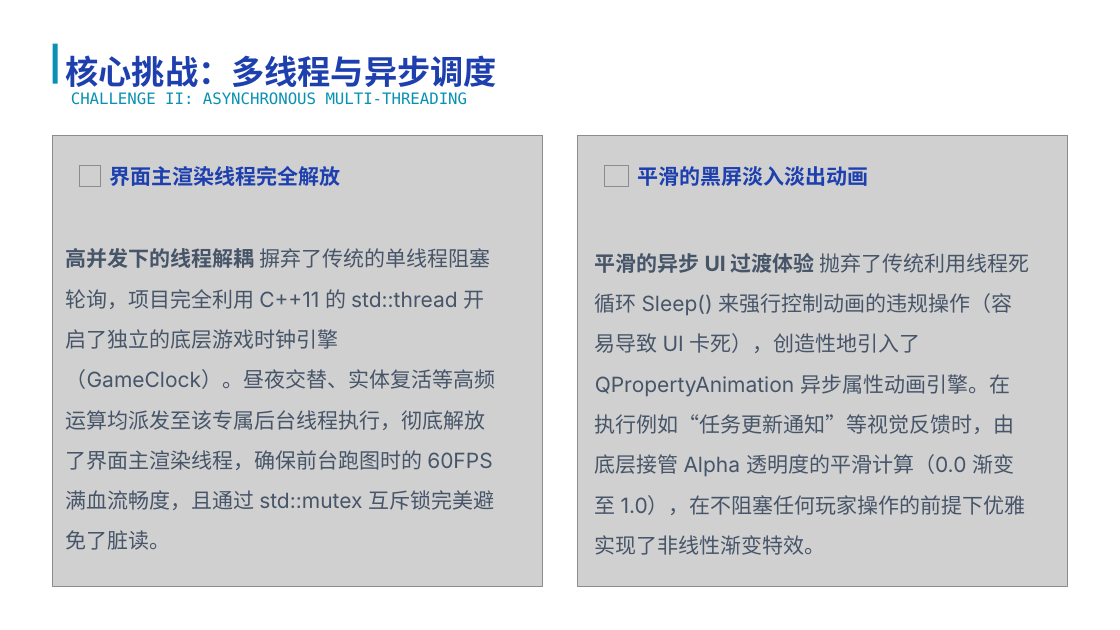
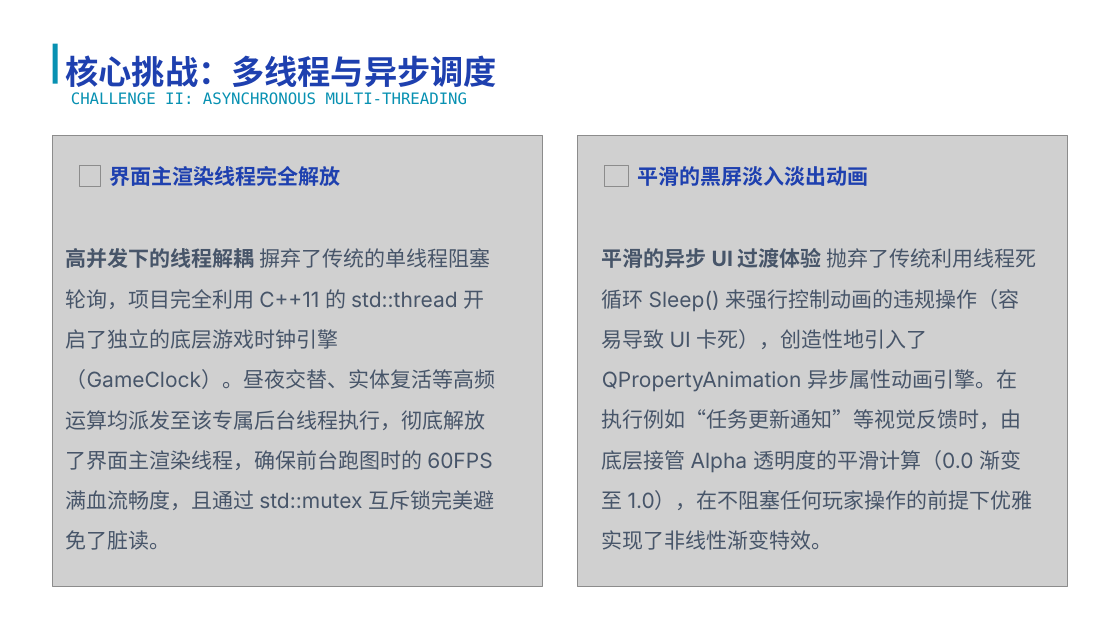
Before and after one commit to luqie0106/CampusRPG_Simultaneously, a slide deck: slide 10 of 校园RPG：大学生存物语项目答辩.pptx. Drawn at 1120x630 pixels with LibreOffice and Linux fonts; fonts in the diff are those of the drawing; grey boxes stand for pictures; background and template pictures are left out. Boxes give left, top, right and bottom in pixels: in the first picture for what was removed or moved away, otherwise in the second. Text is boxed around its words. In the diff, an @@ line names an element or a change of style, - is before the commit and + after.

```diff
--- a/校园RPG：大学生存物语项目答辩.pptx
+++ b/校园RPG：大学生存物语项目答辩.pptx
@@ text "平滑的异步 UI 过渡体验 抛弃了传统利用线程死循环 Sleep() ..." moved from (x1=595, y1=253, x2=1030, y2=555) to (x1=602, y1=248, x2=1037, y2=550) @@
```
Also in this commit, not shown: 5 other slides changed.
